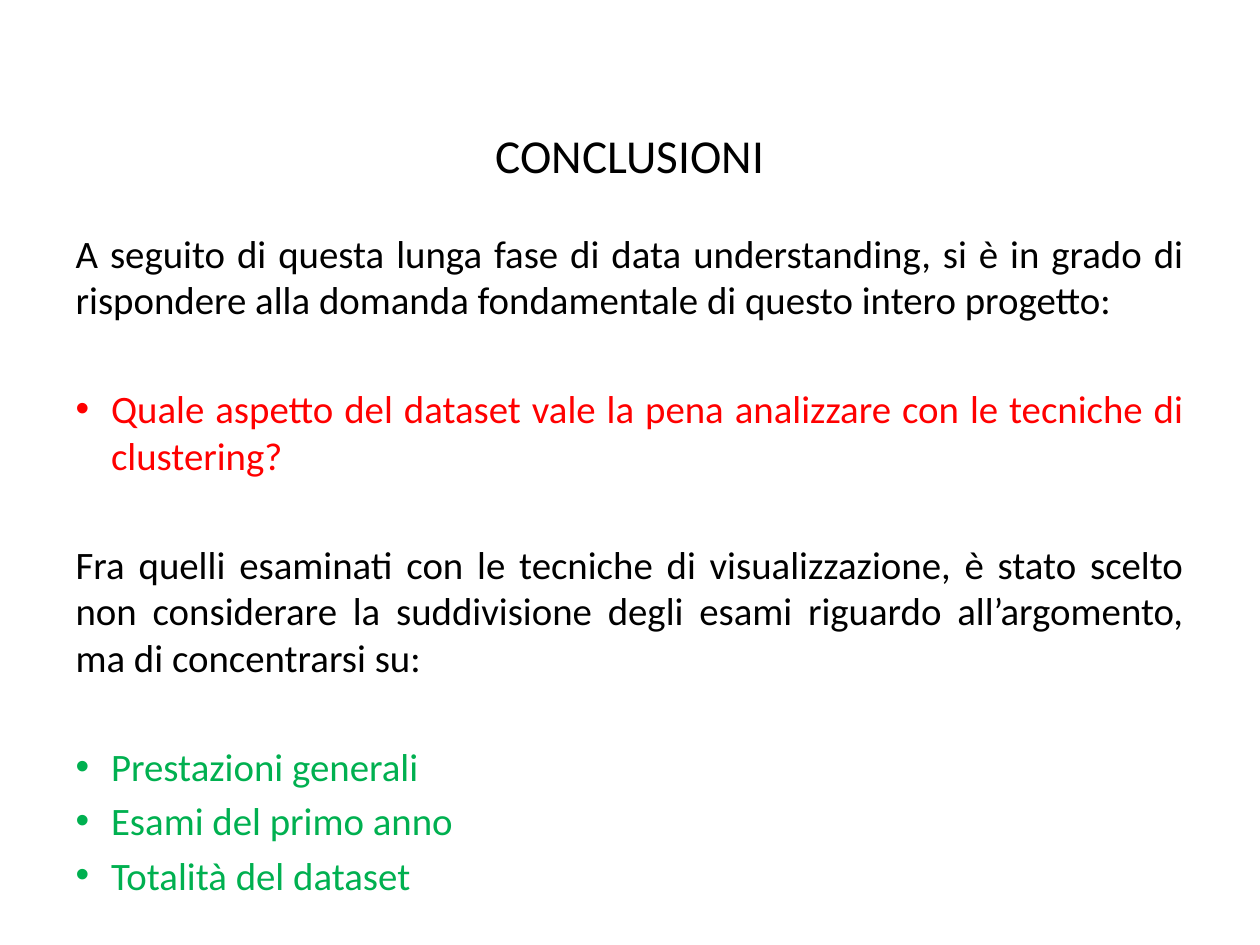
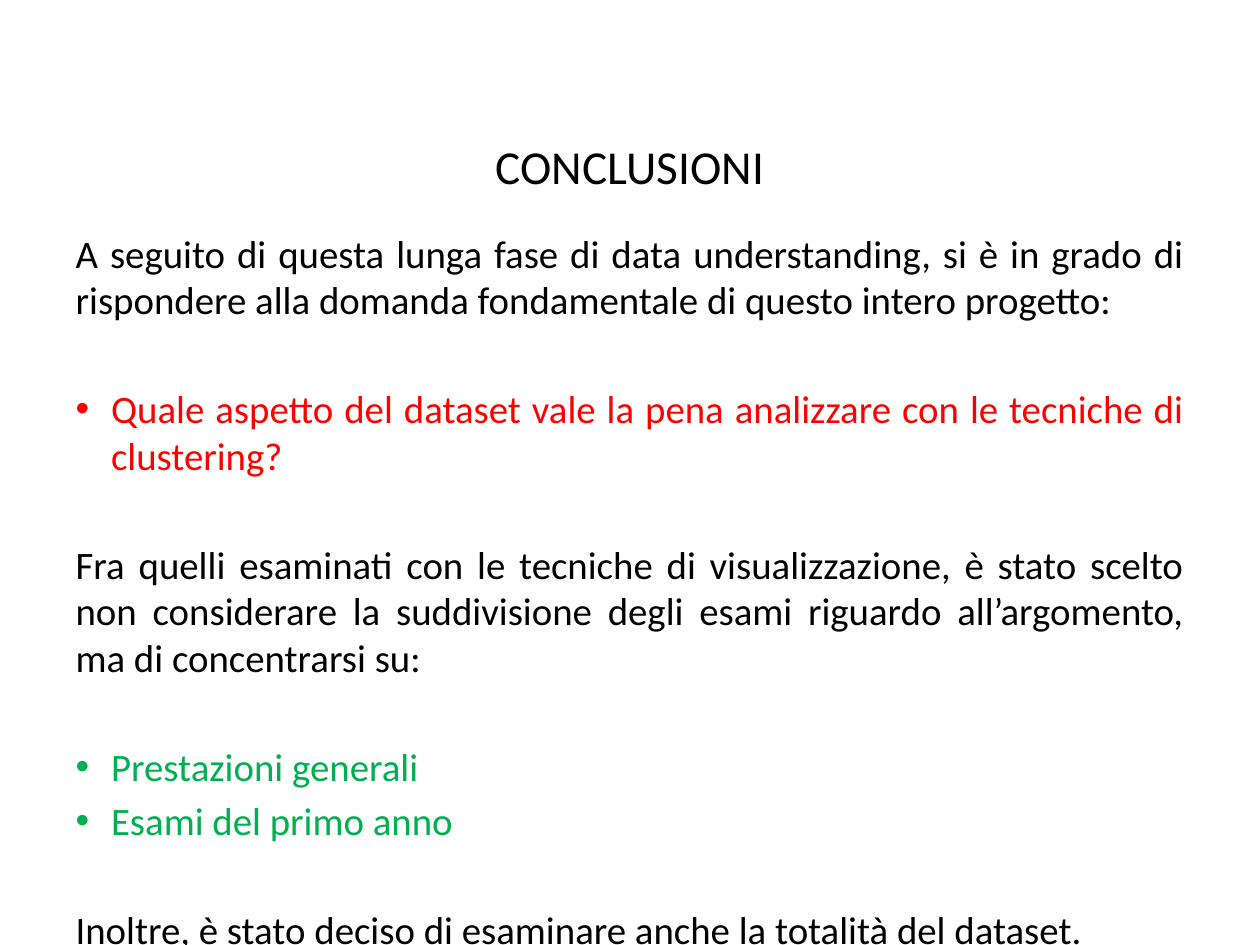
Before and after one commit to BlacknDecker/unifi, a slide deck: slide 30 of relazione.pptx. Drawn at 1260x945 pixels with LibreOffice and Linux fonts; fonts in the diff are those of the drawing; background and template pictures are left out. Boxes give left, top, right and bottom in pixels: in the first picture for what was removed or moved away, otherwise in the second. Text is boxed around its words. In the diff, an @@ line names an element or a change of style, - is before the commit and + after.

```diff
--- a/relazione.pptx
+++ b/relazione.pptx
@@ title "CONCLUSIONI": place and size @@
-title "CONCLUSIONI" at bbox=[496, 142, 764, 174]
+title "CONCLUSIONI" at bbox=[496, 153, 764, 185]
@@ text at bbox=[76, 917, 1081, 945]: text changed; text colour #00B050 to #000000 @@
-• Totalità del dataset
+Inoltre, è stato deciso di esaminare anche la totalità del dataset.
```
Also in this commit, not shown: 22 other slides changed, 12 slides added, 58 other files.
